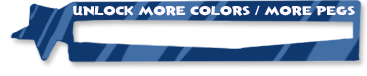
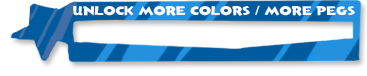
The second 367×76 image is a revision of the first. Changes to its layers:
painted on "Layer 3" over [10, 0, 362, 63]
